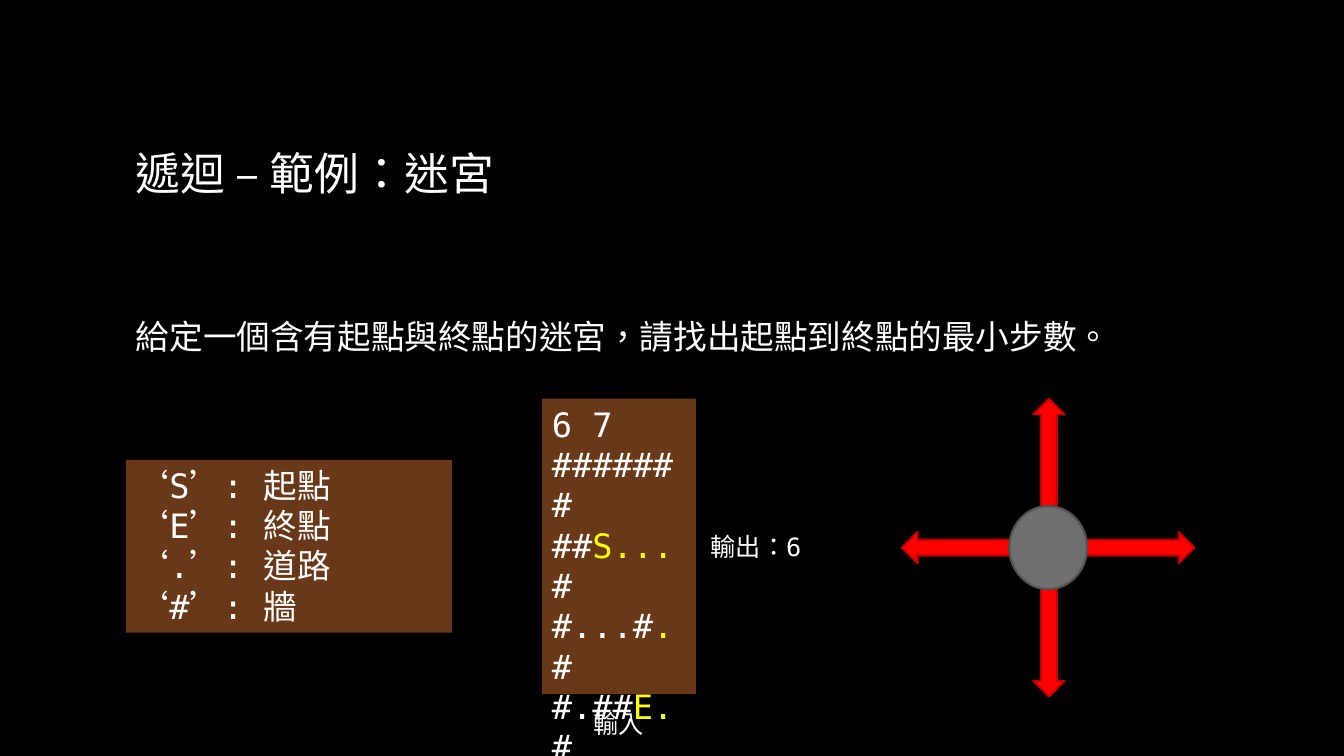
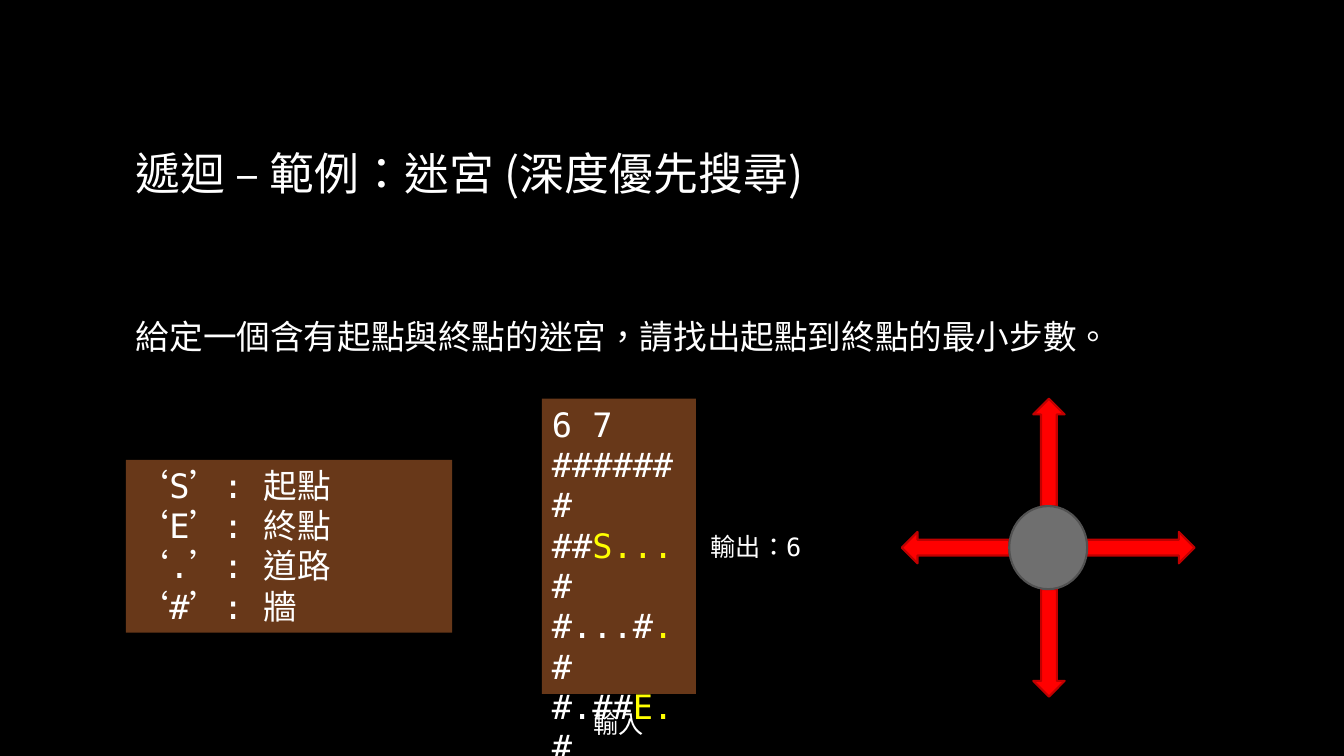
Before and after one commit to liuutin9/2023_summer_camp, a slide deck: slide 40 of 電機_C_Day_2.pptx (slide 39 before the commit). Drawn at 1344x756 pixels with LibreOffice and Linux fonts; fonts in the diff are those of the drawing; background and template pictures are left out. Boxes give left, top, right and bottom in pixels: in the first picture for what was removed or moved away, otherwise in the second. Text is boxed around its words. In the diff, an @@ line names an element or a change of style, - is before the commit and + after.

```diff
--- a/電機_C_Day_2.pptx
+++ b/電機_C_Day_2.pptx
@@ title at (x1=136, y1=152, x2=803, y2=199): text changed @@
-遞迴 – 範例：迷宮
+遞迴 – 範例：迷宮 (深度優先搜尋)
```
Also in this commit, not shown: 2 other slides changed, 1 slide added.
